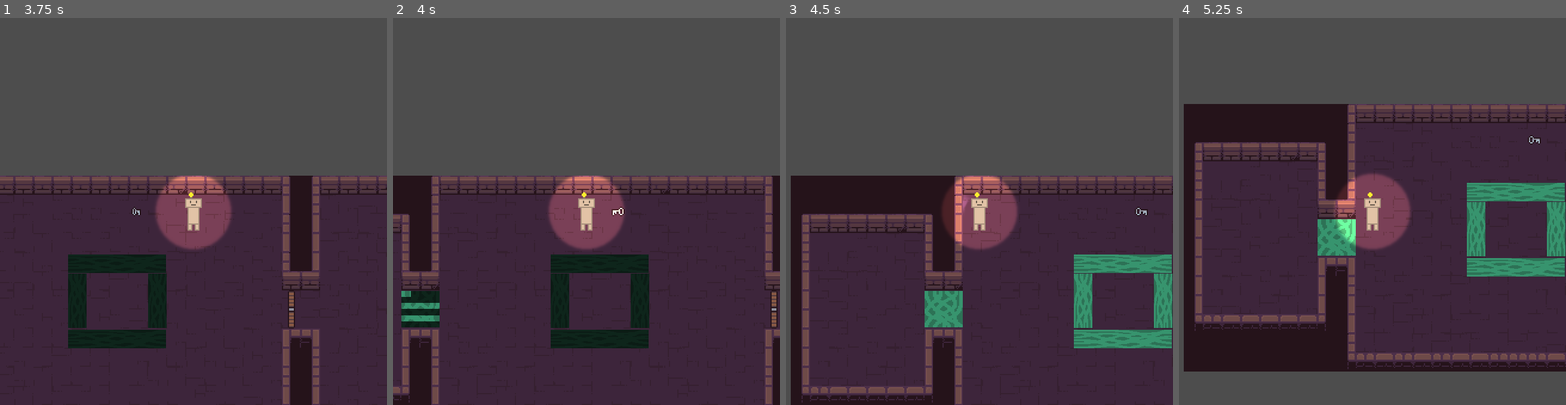
Above: before the commit, frames 1-4 (left to right).
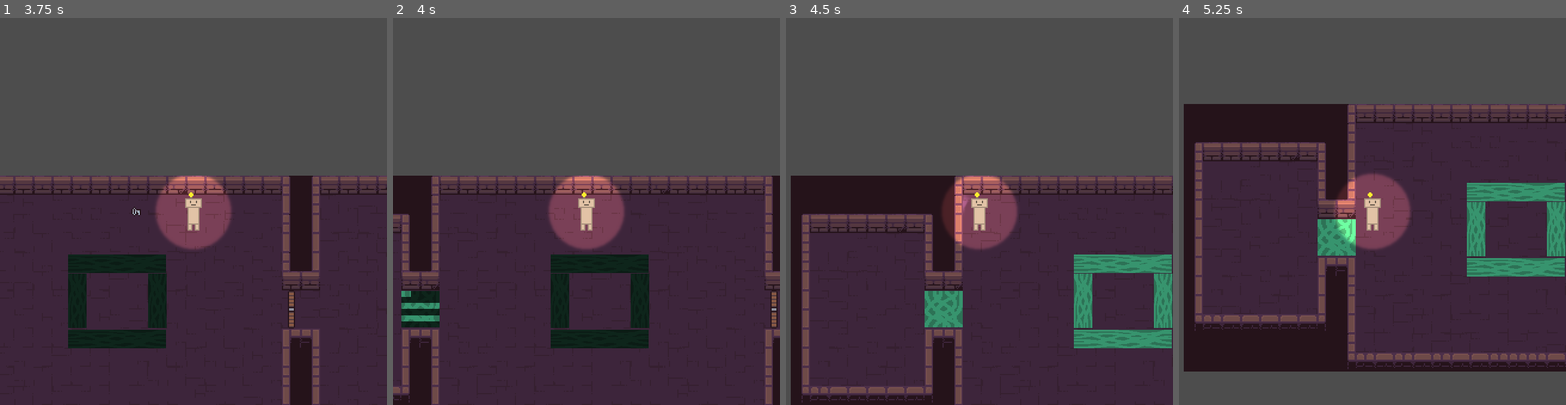
Above: after the commit, the same moments.

Repository: CookieCherith0969/GDM-Assignment-4
Game: Godot game, scene res://Scenes/Levels/Tutorial.tscn
Same seed, same stepped clock (60 frames per second), same inputs: the game is played once before the commit and once after it. This scene is started directly instead of the project's main scene.
Inputs (mouse positions are in pixels of both pictures, inside the frame that each line leads up to):
- Up to frame 1 (3.75 s): tap Enter at 0.5 s; move the mouse to (278, 192) at 0.52 s; hold D (Right) 0.53-1.28 s; hold Space (Light) 0.53-1.28 s; move the mouse to (116, 230) at 1.27 s; hold S (Down) 1.28-2.03 s; tap Space (Light) at 1.35, 2, 2.85 s; move the mouse to (232, 126) at 2.02 s; hold D (Right) 2.03-2.78 s; hold Space (Light) 2.03-2.78 s; move the mouse to (174, 288) at 2.77 s; hold W (Up) 2.78-3.53 s; move the mouse to (309, 269) at 3.52 s; hold A (Left) from 3.53 s (still down); hold Space (Light) from 3.53 s (still down)
- Up to frame 2 (4 s): keep holding A (Left); keep holding Space (Light)
- Up to frame 3 (4.5 s): keep holding A (Left); move the mouse to (863, 153) at 4.27 s; release Space (Light) at 4.28 s; tap Space (Light) at 4.35 s
- Up to frame 4 (5.25 s): move the mouse to (1391, 211) at 5.02 s; release A (Left) at 5.03 s; hold S (Down) from 5.03 s (still down); hold Space (Light) from 5.03 s (still down)

Frame 1 is identical in both runs. In frame 2, less than 0.1% of the frame differs, in the area x 56-60%, y 48-52%; in frame 3, less than 0.1%; in frame 4, less than 0.1%.

Commit message:
Key fix
Needs a major rework still

Diff:
--- a/Scenes/Key.gd
+++ b/Scenes/Key.gd
@@ -4,7 +4,6 @@
 var sprite = $AnimatedSprite2D
 # Called when the node enters the scene tree for the first time.
 func _ready():
-	add_to_group("Keys")
 	sprite.play("KeyIdle")
 
 # Called every frame. 'delta' is the elapsed time since the previous frame.
--- a/Scenes/Key.tscn
+++ b/Scenes/Key.tscn
@@ -29,12 +29,10 @@
 "speed": 5.0
 }]
 
-[node name="Key" type="Node2D"]
+[node name="Key" type="Area2D" groups=["Keys"]]
 script = ExtResource("1_4t7mo")
 
-[node name="Area2D" type="Area2D" parent="."]
-
-[node name="CollisionShape2D" type="CollisionShape2D" parent="Area2D"]
+[node name="CollisionShape2D" type="CollisionShape2D" parent="."]
 position = Vector2(0.5, 0.5)
 shape = SubResource("RectangleShape2D_eg1pj")
 
--- a/Scripts/Player.gd
+++ b/Scripts/Player.gd
@@ -49,6 +49,7 @@
 	move_and_slide()
 
 func _on_InteractArea_body_entered(body): # Colliding with objects
+	print_debug("Player Area")
 	if body.is_in_group("Keys") and not has_key:
 		body.queue_free()
 		has_key = true
@@ -67,7 +68,6 @@
 		lit = false
 	else:
 		lit = true
-	print_debug(num_lights)
 
 func set_light_on(val : bool):
 	if light_on != val:
Not shown: 1 places in Scenes/Levels/Tutorial.tscn that only renumber resources
